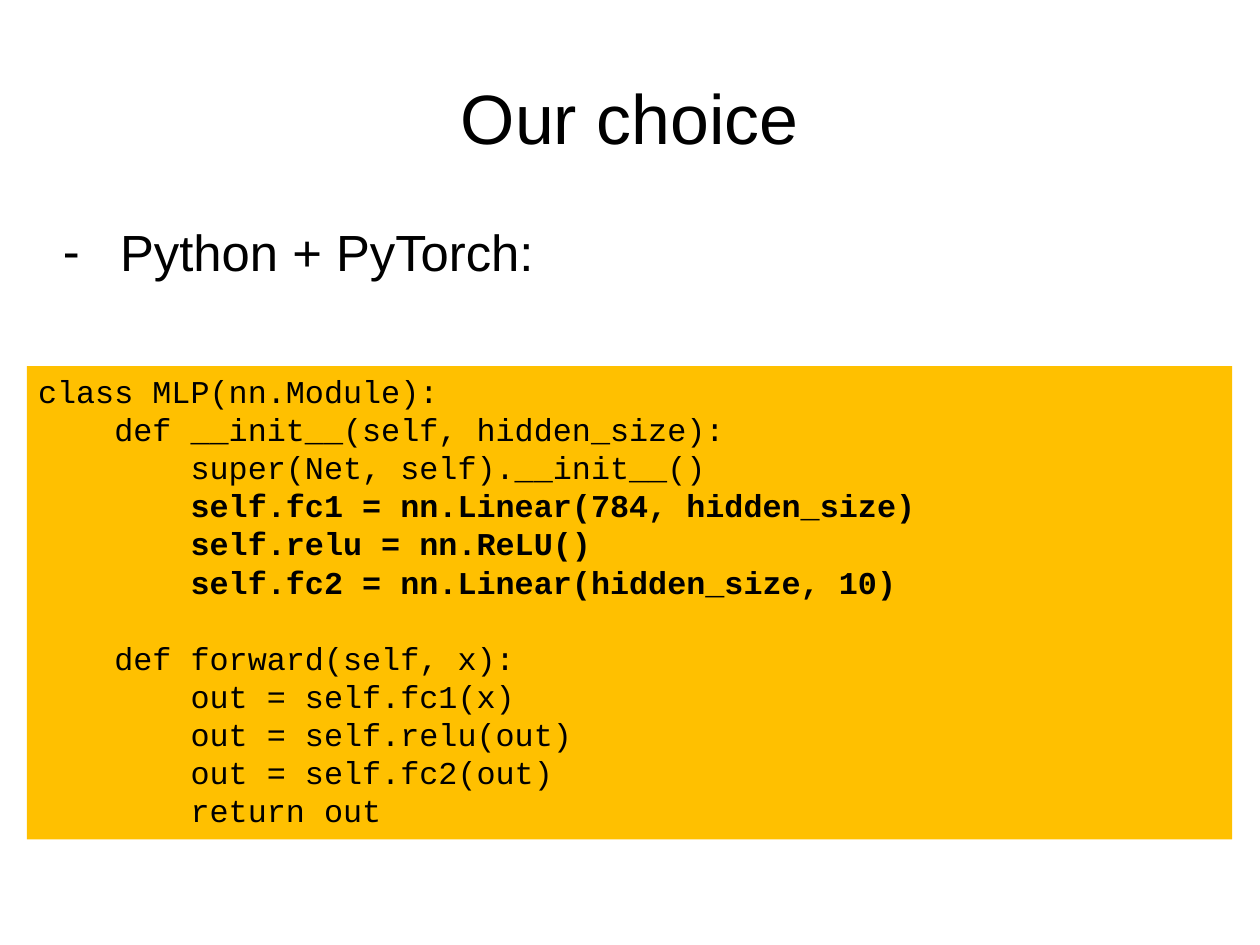
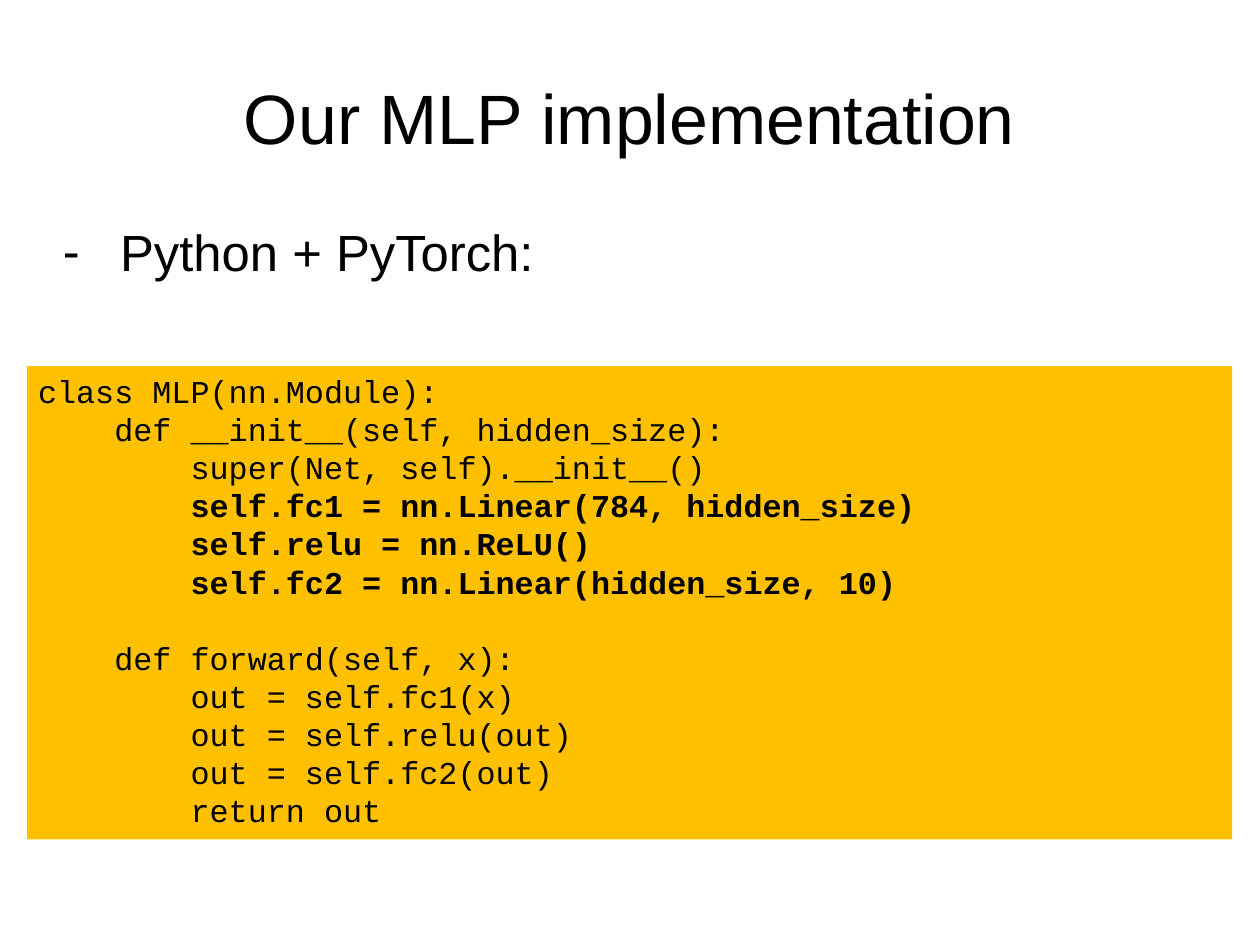
Before and after one commit to lukaszbinden/jmcs-pattern-recognition, a slide deck: slide 2 of Exercise_2b/presentation.pptx. Drawn at 1260x945 pixels with LibreOffice and Linux fonts; fonts in the diff are those of the drawing. Boxes give left, top, right and bottom in pixels: in the first picture for what was removed or moved away, otherwise in the second. Text is boxed around its words. In the diff, an @@ line names an element or a change of style, - is before the commit and + after.

```diff
--- a/Exercise_2b/presentation.pptx
+++ b/Exercise_2b/presentation.pptx
@@ title at (x1=244, y1=93, x2=1014, y2=157): text changed @@
-Our choice
+Our MLP implementation
```
Also in this commit, not shown: 3 other slides changed, 1 slide added, 1 slide removed.
